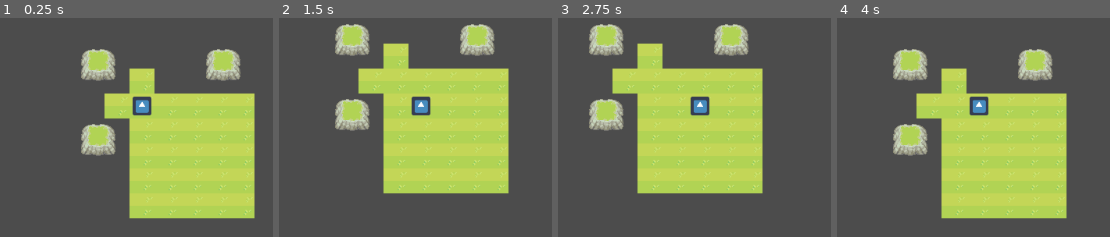
Above: before the commit, frames 1-4 (left to right).
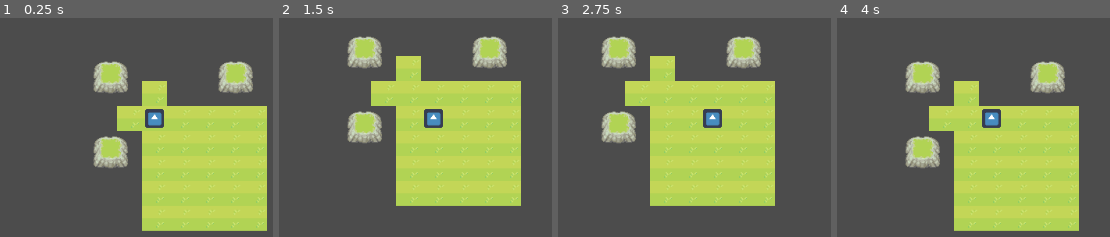
Above: after the commit, the same moments.

Repository: doomium-chloride/kiwijam2022-ToGetHer
Game: Godot game, scene res://world/world.tscn
Same seed, same stepped clock (60 frames per second), same inputs: the game is played once before the commit and once after it. The project has no main scene, so this scene is started directly. The engine's default icon, where the game draws it, is replaced by a stand-in: a white triangle on a blue panel in a dark square.
Inputs:
- Up to frame 1 (0.25 s): no input
- Up to frame 2 (1.5 s): tap Enter at 0.5 s; hold Right (ui_right) 0.53-1.28 s; tap Space at 1.25 s; hold Down (ui_down) from 1.28 s (still down)
- Up to frame 3 (2.75 s): tap Enter at 2 s; release Down (ui_down) at 2.03 s; hold Right (ui_right) from 2.03 s (still down)
- Up to frame 4 (4 s): tap Space at 2.75 s; release Right (ui_right) at 2.78 s; hold Up (ui_up) 2.78-3.53 s; tap Enter at 3.5 s; hold Left (ui_left) from 3.53 s (still down)

The runs differ from the first frame. In frame 1, 21% of the frame differs, in the area x 29-98%, y 14-98%; in frame 2, 21%, in the area x 20-89%, y 2-86%; in frame 3, 21%; in frame 4, 21%.

Commit message:
Move player
Player still called Icon

Diff:
--- /dev/null
+++ b/actors/player.tscn
@@ -0,0 +1,17 @@
+[gd_scene load_steps=3 format=2]
+
+[ext_resource path="res://icon.png" type="Texture" id=1]
+[ext_resource path="res://scripts/actor_stuff/Player.gd" type="Script" id=2]
+
+[node name="Player" type="Node2D"]
+script = ExtResource( 2 )
+
+[node name="Sprite" type="Sprite" parent="."]
+position = Vector2( 16, 16 )
+scale = Vector2( 0.375, 0.375 )
+texture = ExtResource( 1 )
+
+[node name="Camera2D" type="Camera2D" parent="."]
+current = true
+
+[node name="CanvasLayer" type="CanvasLayer" parent="."]
--- /dev/null
+++ b/ui/sidepanel.tscn
@@ -0,0 +1,5 @@
+[gd_scene format=2]
+
+[node name="Control" type="Control"]
+anchor_right = 1.0
+anchor_bottom = 1.0
--- a/world/world.tscn
+++ b/world/world.tscn
@@ -1,10 +1,9 @@
-[gd_scene load_steps=8 format=2]
+[gd_scene load_steps=7 format=2]
 
 [ext_resource path="res://assets/MiniWorldSprites/Ground/TexturedGrass.png" type="Texture" id=1]
 [ext_resource path="res://assets/MiniWorldSprites/Ground/Cliff.png" type="Texture" id=2]
-[ext_resource path="res://icon.png" type="Texture" id=3]
+[ext_resource path="res://actors/player.tscn" type="PackedScene" id=3]
 [ext_resource path="res://scripts/game_stuff/GameManager.gd" type="Script" id=4]
-[ext_resource path="res://scripts/actor_stuff/Player.gd" type="Script" id=5]
 
 [sub_resource type="ConvexPolygonShape2D" id=2]
 points = PoolVector2Array( 48, 48, 0, 48, 0, 0, 48, 0 )
@@ -74,17 +73,4 @@
 format = 1
 tile_data = PoolIntArray( -65538, 1, 0, -131069, 1, 0, -65536, 0, 0, 65535, 0, 0, 0, 0, 0, 1, 0, 0, 2, 0, 0, 3, 0, 0, 4 …(297 unchanged characters)…
 
-[node name="RayCast2D" type="RayCast2D" parent="."]
-
-[node name="Icon" type="Node2D" parent="."]
-script = ExtResource( 5 )
-
-[node name="Icon" type="Sprite" parent="Icon"]
-position = Vector2( 16, 16 )
-scale = Vector2( 0.375, 0.375 )
-texture = ExtResource( 3 )
-
-[node name="Camera2D" type="Camera2D" parent="Icon"]
-position = Vector2( 16, 16 )
-scale = Vector2( 0.375, 0.375 )
-current = true
+[node name="Icon" parent="." instance=ExtResource( 3 )]
